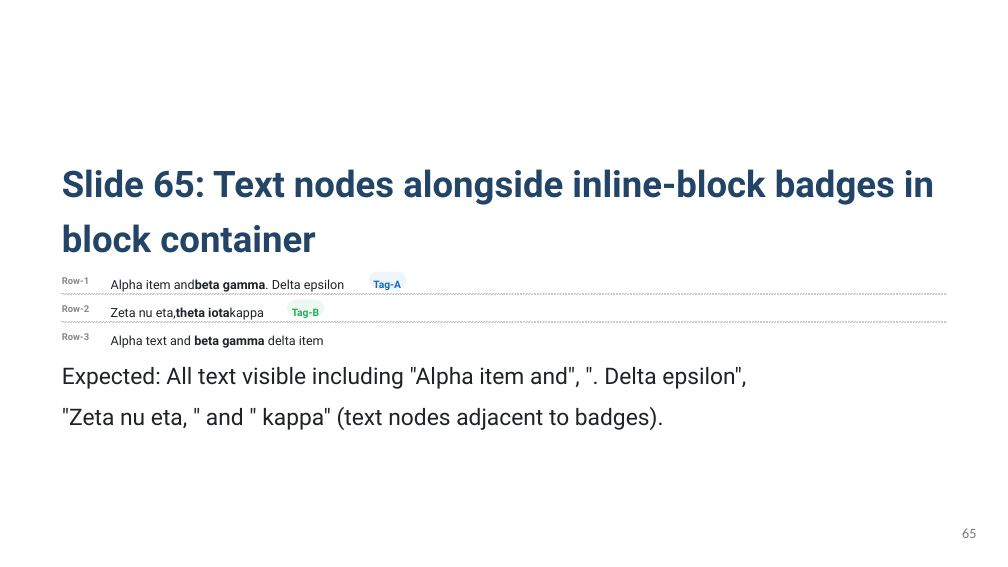
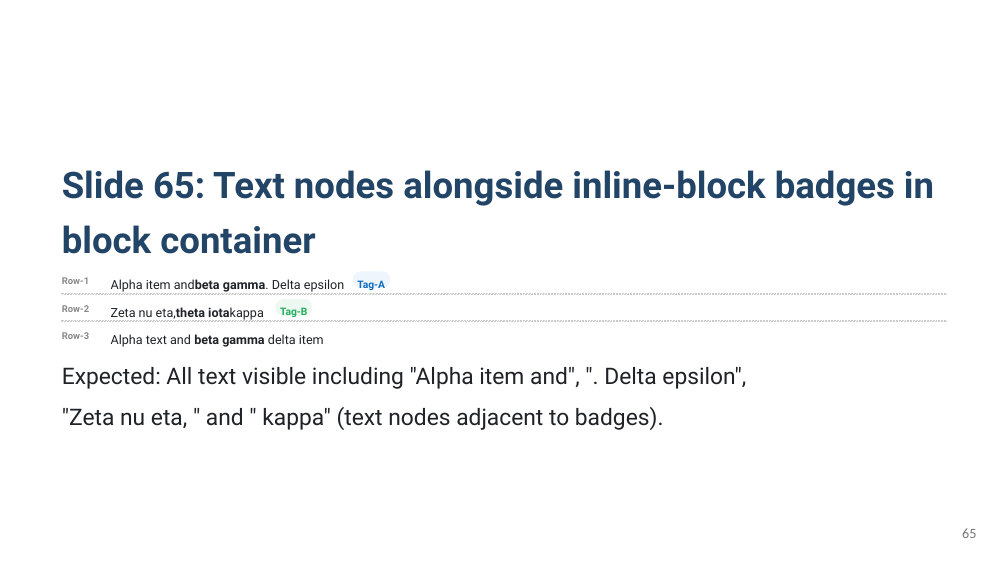
Before and after one commit to KatsuYuzu/marp-to-editable-pptx, a slide deck: slide 65 of output-pptx/test-output.pptx. Drawn at 1008x567 pixels with LibreOffice and Linux fonts; fonts in the diff are those of the drawing. Boxes give left, top, right and bottom in pixels: in the first picture for what was removed or moved away, otherwise in the second. Text is boxed around its words. In the diff, an @@ line names an element or a change of style, - is before the commit and + after.

```diff
--- a/output-pptx/test-output.pptx
+++ b/output-pptx/test-output.pptx
@@ text "Tag-B": place and size @@
-text "Tag-B" at (292,308,319,318)
+text "Tag-B" at (280,307,307,317)
@@ rounded rectangle: place and size @@
-rounded rectangle at (287,299,324,316)
+rounded rectangle at (275,299,312,315)
@@ text "Tag-A": place and size @@
-text "Tag-A" at (373,280,401,290)
+text "Tag-A" at (357,280,385,290)
@@ rounded rectangle: place and size @@
-rounded rectangle at (369,271,407,288)
+rounded rectangle at (353,271,391,288)
```
Also in this commit, not shown: 49 other slides changed, 5 slides added, 19 other files.
